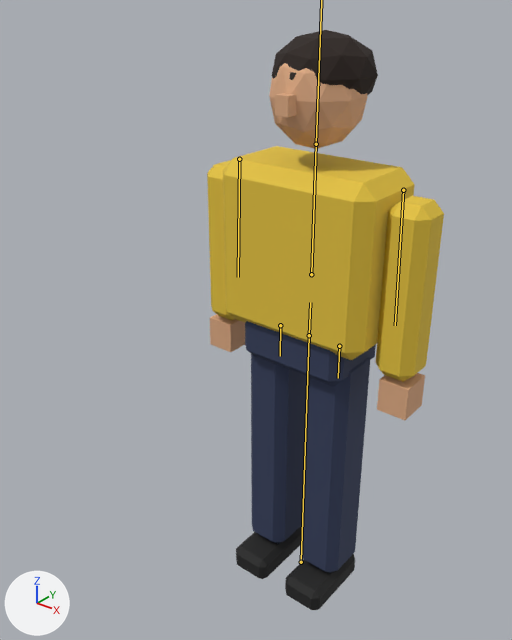
The glTF model public/assets/player.glb, before and after one commit.
Both versions are drawn from a 50 mm camera at (1.08, -1.611, 1.909) aimed at (-0.079, -0.162, 1.011). The lights are fixed; the arrows at lower left show +X, +Y and +Z. The picture after the commit comes second. The bones that bend it are drawn over the model as lines.

In view in the first picture: 'player_arm.L', 'player_arm.R', 'player_hair', 'player_hand.L', 'player_hand.R', 'player_head', 'player_leg.L', 'player_leg.R', 'player_nose', 'player_pelvis', 'player_shoe.L', 'player_shoe.R', 'player_torso'.
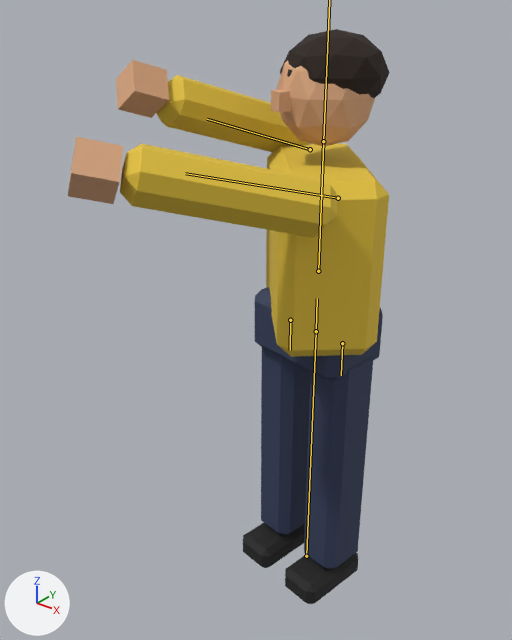
The newer file adds an action. The first version stands in its rest pose; the second is drawn at frame 2 of the action 'Swing'.

The change, as a diff of the scene's bpy script:
```diff
--- a/public/assets/player.glb.py
+++ b/public/assets/player.glb.py
@@ bone_root @@
 bone_root = bpy.data.objects['Player'].pose.bones['root']
-bone_root.location = (0.0, 0.0, 0.0)
+bone_root.location = (0.0, 0.0, -0.036)
@@ bone_hips @@
 bone_hips = bpy.data.objects['Player'].pose.bones['hips']  # child of 'root'
-bone_hips.rotation_quaternion = (1.0, 0.0, 0.0, 0.0)  # degrees (0, 0, 0)
+bone_hips.rotation_quaternion = (0.997, 0.0, -0.078, 0.0)  # degrees (0, -9, 0)
@@ bone_chest @@
 bone_chest = bpy.data.objects['Player'].pose.bones['chest']  # child of 'hips'
-bone_chest.rotation_quaternion = (1.0, 0.0, 0.0, 0.0)  # degrees (0, 0, 0)
+bone_chest.rotation_quaternion = (0.942, 0.0, -0.335, 0.0)  # degrees (0, -39, 0)
@@ bone_arm_l @@
 bone_arm_l = bpy.data.objects['Player'].pose.bones['arm.L']  # child of 'chest'
-bone_arm_l.rotation_quaternion = (1.0, 0.0, 0.0, 0.0)  # degrees (0, 0, 0)
+bone_arm_l.rotation_quaternion = (-0.549, 0.745, 0.304, -0.224)  # degrees (-107, 0, 44)
@@ bone_arm_r @@
 bone_arm_r = bpy.data.objects['Player'].pose.bones['arm.R']  # child of 'chest'
-bone_arm_r.rotation_quaternion = (1.0, 0.0, 0.0, 0.0)  # degrees (0, 0, 0)
+bone_arm_r.rotation_quaternion = (-0.441, 0.795, 0.365, -0.202)  # degrees (-122, 0, 49)
@@ bone_head @@
 bone_head = bpy.data.objects['Player'].pose.bones['head']  # child of 'chest'
-bone_head.rotation_quaternion = (1.0, 0.0, 0.0, 0.0)  # degrees (0, 0, 0)
+bone_head.rotation_quaternion = (0.97, 0.0, 0.243, 0.0)  # degrees (0, 28, 0)
```

Pixel boxes (x1, y1, x2, y2) of what changed, in the pictures (512 x 640 px):
'player_torso', posed (35% narrower)
    before: (223, 146, 414, 360)
    after: (266, 144, 389, 357)
'player_arm.L', posed (216% wider, 49% shorter)
    before: (376, 196, 444, 381)
    after: (120, 144, 337, 238)
'player_leg.L', posed
    before: (301, 357, 370, 573)
    after: (304, 357, 373, 569)
'player_leg.R', posed
    before: (251, 354, 307, 544)
    after: (261, 347, 311, 535)
'player_arm.R', posed
    before: (207, 160, 235, 320)
    after: (157, 75, 310, 152)
'player_head', posed
    before: (269, 63, 368, 149)
    after: (276, 61, 375, 147)
'player_hair', posed
    before: (272, 30, 378, 96)
    after: (280, 29, 390, 98)
'player_hand.L', posed
    before: (377, 373, 425, 420)
    after: (68, 137, 123, 204)
'player_pelvis', posed
    before: (245, 321, 376, 386)
    after: (255, 287, 383, 382)
'player_hand.R', posed
    before: (210, 314, 245, 352)
    after: (116, 60, 169, 118)
'player_shoe.L', posed (9% shorter)
    before: (285, 554, 355, 610)
    after: (285, 553, 358, 604)
'player_shoe.R', posed
    before: (236, 526, 302, 579)
    after: (243, 523, 305, 568)
'player_nose', posed
    before: (275, 93, 297, 117)
    after: (271, 89, 291, 113)
bone 'root', root to tip
    before: (301, 562) to (309, 335)
    after: (306, 556) to (316, 331)
bone 'hips', root to tip
    before: (309, 335) to (310, 302)
    after: (316, 331) to (317, 298)
bone 'chest', root to tip
    before: (311, 274) to (316, 144)
    after: (318, 271) to (323, 141)
bone 'arm.L', root to tip
    before: (403, 190) to (395, 325)
    after: (338, 198) to (185, 173)
bone 'arm.R', root to tip
    before: (239, 159) to (238, 277)
    after: (310, 149) to (207, 119)
